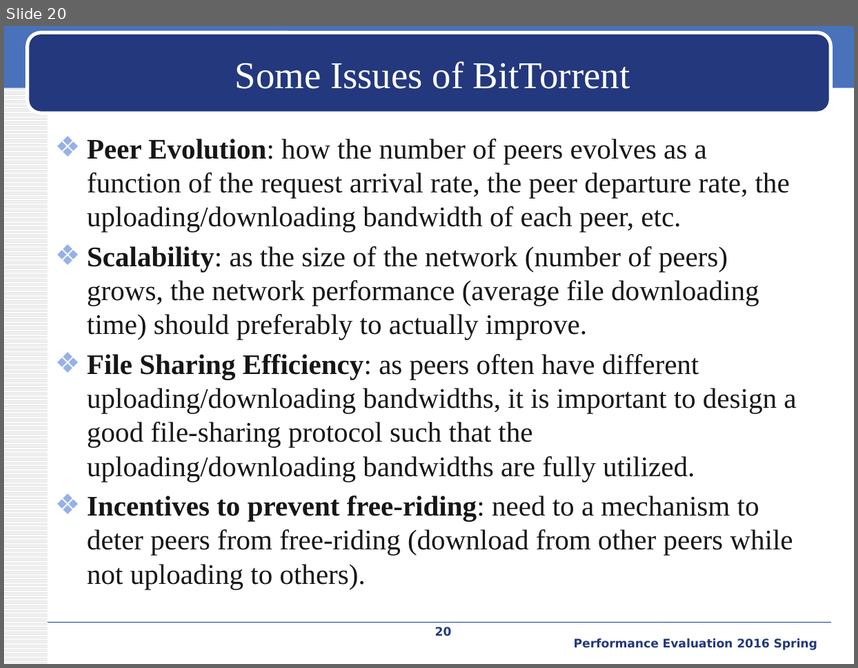
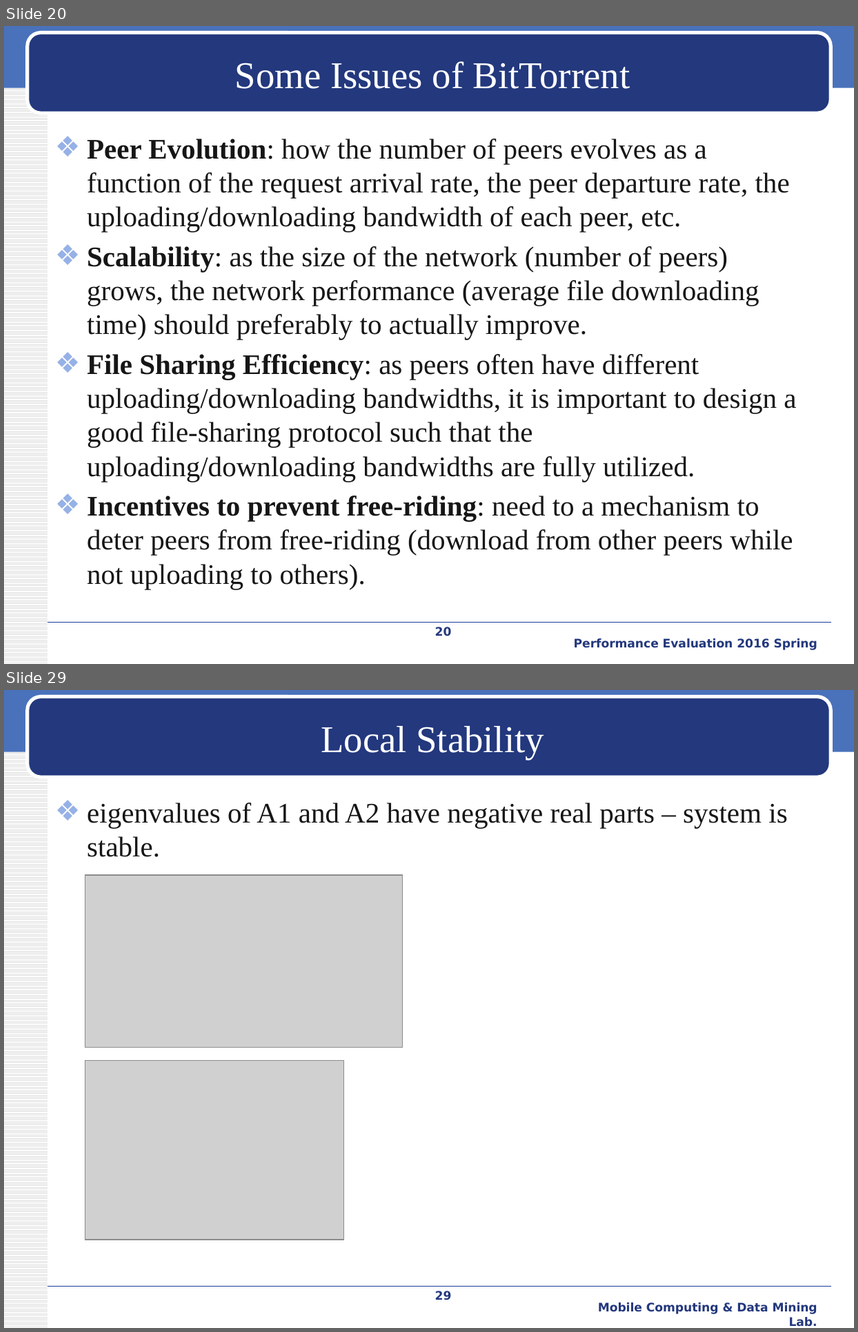
Before and after one commit to iamyuanchung/PE_104_2, a slide deck: final/BT-like-peer2peer.pptx. Shown one above the other, each under a label of ours: slide 20 before the commit, slides 20 and 29 after it; the slides between them are not shown. The pictures are 858x668 and 858x1332 pixels, drawn with LibreOffice and Linux fonts; fonts in the diff are those of the drawing; grey boxes stand for pictures; background and template pictures are left out. Boxes give left, top, right and bottom in pixels: in the first picture for what was removed or moved away, otherwise in the second. Text is boxed around its words. In the diff, an @@ line names an element or a change of style, - is before the commit and + after.

```diff
--- a/final/BT-like-peer2peer.pptx
+++ b/final/BT-like-peer2peer.pptx
@@ slide 29 added at (4, 690, 854, 1328), background #FFFFFF; not listed: 4 template elements that a slide beside it also shows @@
@@ title added at (321, 726, 544, 760), 32 pt, text #FFFFFF @@
+Local Stability
@@ text added at (87, 802, 787, 857), 24 pt, text #161616 @@
+❖ eigenvalues of A1 and A2 have negative real parts – system is stable.
@@ picture added at (85, 876, 402, 1048) @@
@@ picture added at (85, 1061, 344, 1240) @@
@@ page number added at (435, 1290, 452, 1300), 10 pt, text #23387D, bold @@
+29
@@ text added at (598, 1302, 818, 1326), 10 pt, text #23387D, bold @@
+Mobile Computing & Data Mining Lab.
```
Also in this commit, not shown: 5 slides changed, 15 other slides added.
